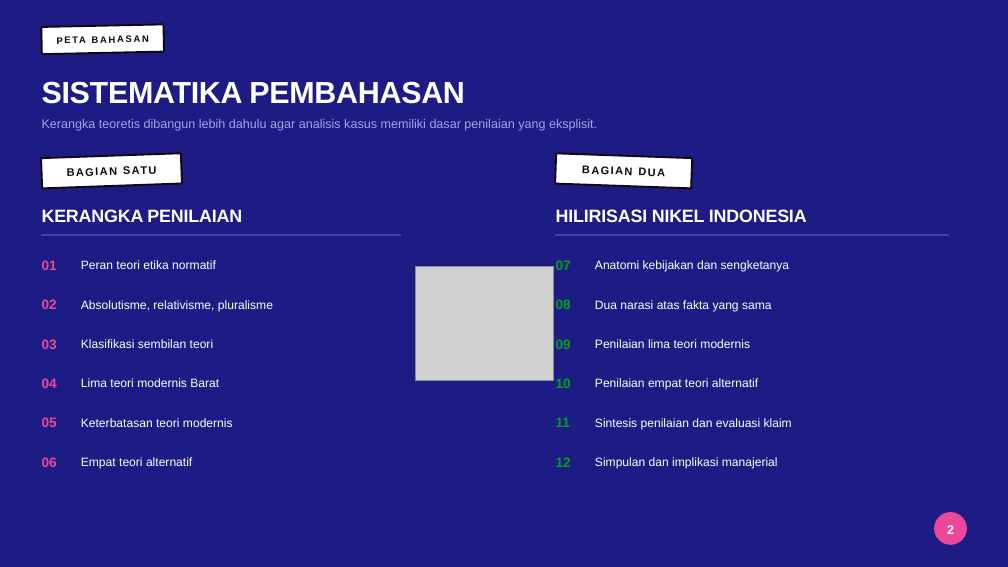
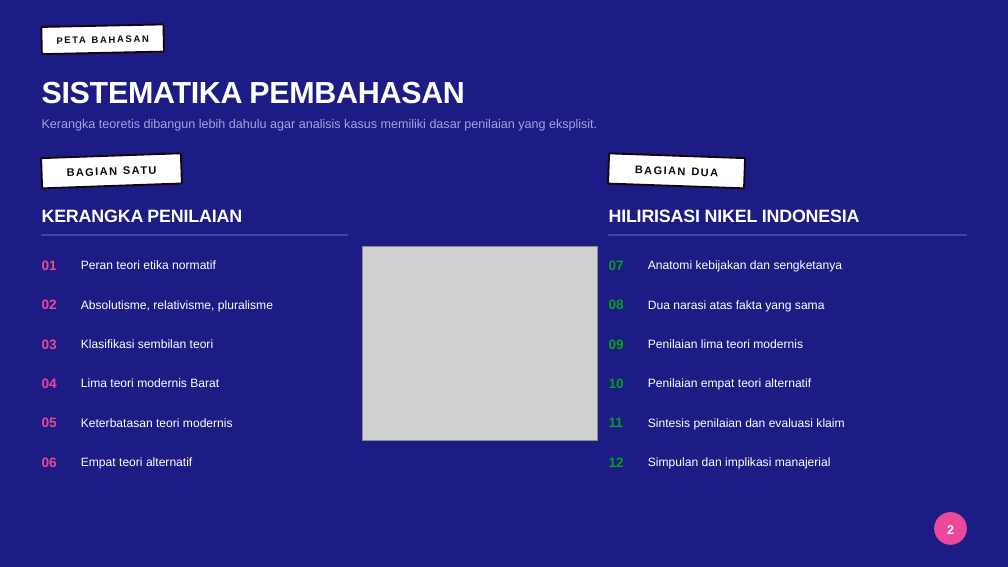
Before and after one commit to aslihabnuri/Dom-Manipulation, a slide deck: slide 2 of business-ethics/WOW-Business-Ethics-Hilirisasi-Nikel.pptx. Drawn at 1008x567 pixels with LibreOffice and Linux fonts; fonts in the diff are those of the drawing; grey boxes stand for pictures; background and template pictures are left out. Boxes give left, top, right and bottom in pixels: in the first picture for what was removed or moved away, otherwise in the second. Text is boxed around its words. In the diff, an @@ line names an element or a change of style, - is before the commit and + after.

```diff
--- a/business-ethics/WOW-Business-Ethics-Hilirisasi-Nikel.pptx
+++ b/business-ethics/WOW-Business-Ethics-Hilirisasi-Nikel.pptx
@@ 7 texts, 1 rectangle: place and size @@
-7 texts, 1 rectangle at bbox=[555, 153, 692, 467]
+7 texts, 1 rectangle at bbox=[608, 153, 745, 467]
@@ text "HILIRISASI NIKEL INDONESIA": place and size @@
-text "HILIRISASI NIKEL INDONESIA" at bbox=[556, 209, 807, 222]
+text "HILIRISASI NIKEL INDONESIA" at bbox=[609, 209, 860, 222]
@@ rectangle: place and size @@
-rectangle at bbox=[42, 234, 401, 236]
+rectangle at bbox=[42, 234, 348, 236]
@@ rectangle: place and size @@
-rectangle at bbox=[556, 234, 949, 236]
+rectangle at bbox=[609, 234, 966, 236]
@@ picture: place and size @@
-picture at bbox=[416, 266, 554, 380]
+picture at bbox=[363, 247, 597, 440]
@@ text "Anatomi kebijakan dan sengketanya": place and size @@
-text "Anatomi kebijakan dan sengketanya" at bbox=[595, 260, 790, 272]
+text "Anatomi kebijakan dan sengketanya" at bbox=[648, 260, 843, 272]
@@ text "Dua narasi atas fakta yang ...": place and size @@
-text "Dua narasi atas fakta yang ..." at bbox=[595, 300, 772, 311]
+text "Dua narasi atas fakta yang ..." at bbox=[648, 300, 825, 311]
@@ text "Penilaian lima teori modernis": place and size @@
-text "Penilaian lima teori modernis" at bbox=[595, 339, 750, 348]
+text "Penilaian lima teori modernis" at bbox=[648, 339, 803, 348]
@@ text "Penilaian empat teori alternatif": place and size @@
-text "Penilaian empat teori alternatif" at bbox=[595, 378, 758, 390]
+text "Penilaian empat teori alternatif" at bbox=[648, 378, 811, 390]
@@ text "Sintesis penilaian dan evaluasi klaim": place and size @@
-text "Sintesis penilaian dan evaluasi klaim" at bbox=[595, 418, 792, 429]
+text "Sintesis penilaian dan evaluasi klaim" at bbox=[648, 418, 844, 429]
@@ text "Simpulan dan implikasi manajerial": place and size @@
-text "Simpulan dan implikasi manajerial" at bbox=[595, 457, 778, 468]
+text "Simpulan dan implikasi manajerial" at bbox=[648, 457, 831, 468]
```
Also in this commit, not shown: 1 other slide changed, 3 other files.
